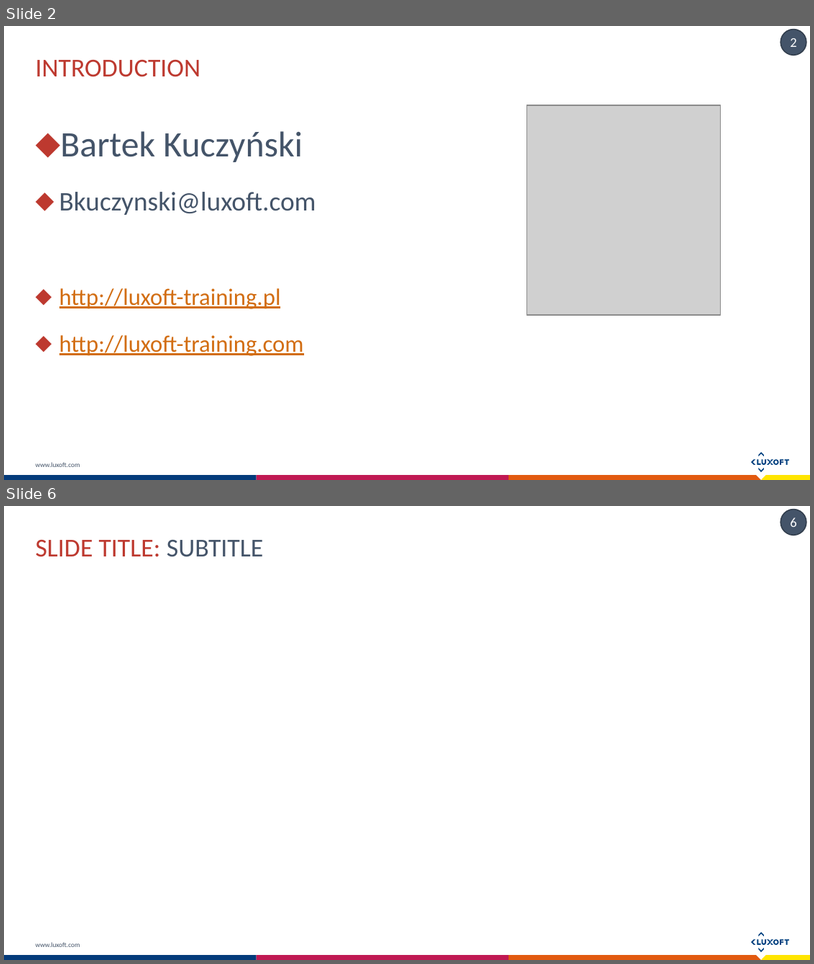
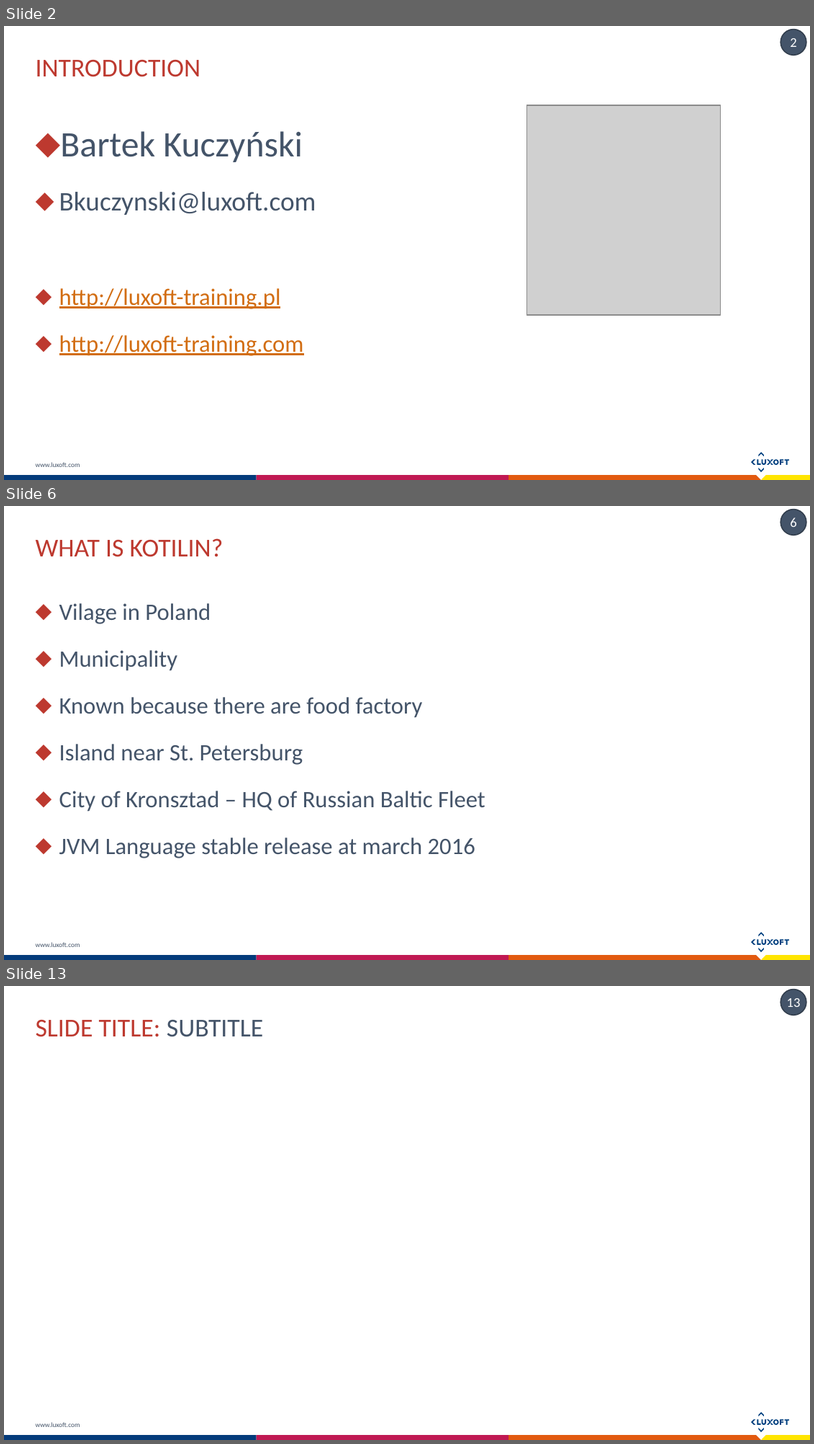
Before and after one commit to Koziolek/kotlin-workshops-230616, a slide deck: Introduction To Kotlin.pptx. Shown one above the other, each under a label of ours: slides 2 and 6 before the commit, slides 2, 6 and 13 after it; the slides between them are not shown. The pictures are 814x964 and 814x1444 pixels, drawn with LibreOffice and Linux fonts; fonts in the diff are those of the drawing; grey boxes stand for pictures. Boxes give left, top, right and bottom in pixels: in the first picture for what was removed or moved away, otherwise in the second. Text is boxed around its words. In the diff, an @@ line names an element or a change of style, - is before the commit and + after.

```diff
--- a/Introduction To Kotlin.pptx
+++ b/Introduction To Kotlin.pptx
@@ slide 6 added at box(4, 506, 810, 960), background #FFFFFF; not listed: 18 template elements that a slide beside it also shows @@
@@ title added at box(36, 538, 224, 557), 23 pt, text #BD392F @@
+WHAT IS KOTILIN?
@@ text added at box(59, 603, 486, 858), 21 pt, text #445469 @@
+⬥ Vilage in Poland
+⬥ Municipality
+⬥ Known because there are food factory
+⬥ Island near St. Petersburg
+⬥ City of Kronsztad – HQ of Russian Baltic Fleet
+⬥ JVM Language stable release at march 2016
@@ what was slide 6 is now slide 13 @@
@@ page number at box(787, 998, 801, 1007): text changed @@
-6
+13
```
Also in this commit, not shown: 2 slides changed, 9 other slides added, 1 slide removed, 11 other files.
